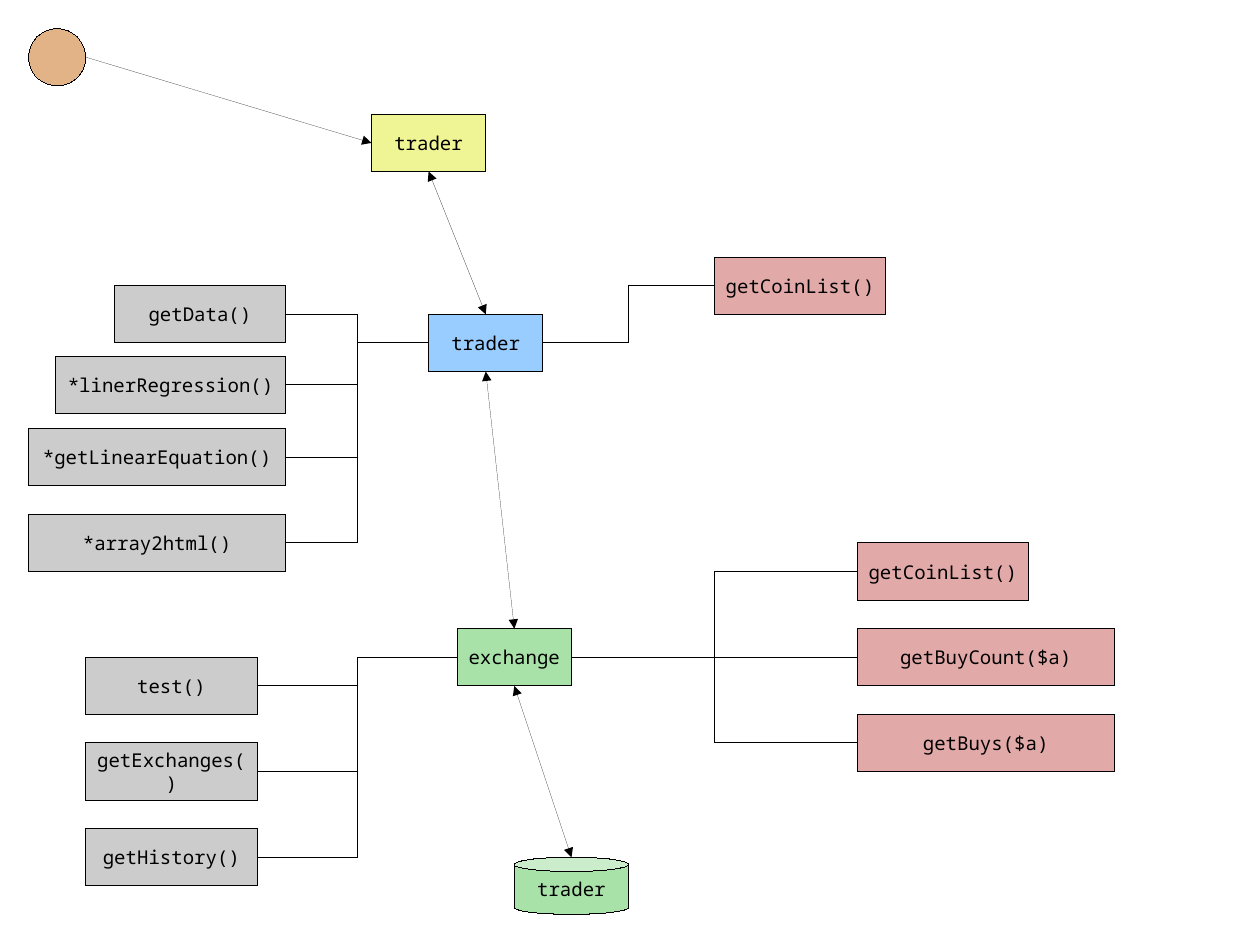
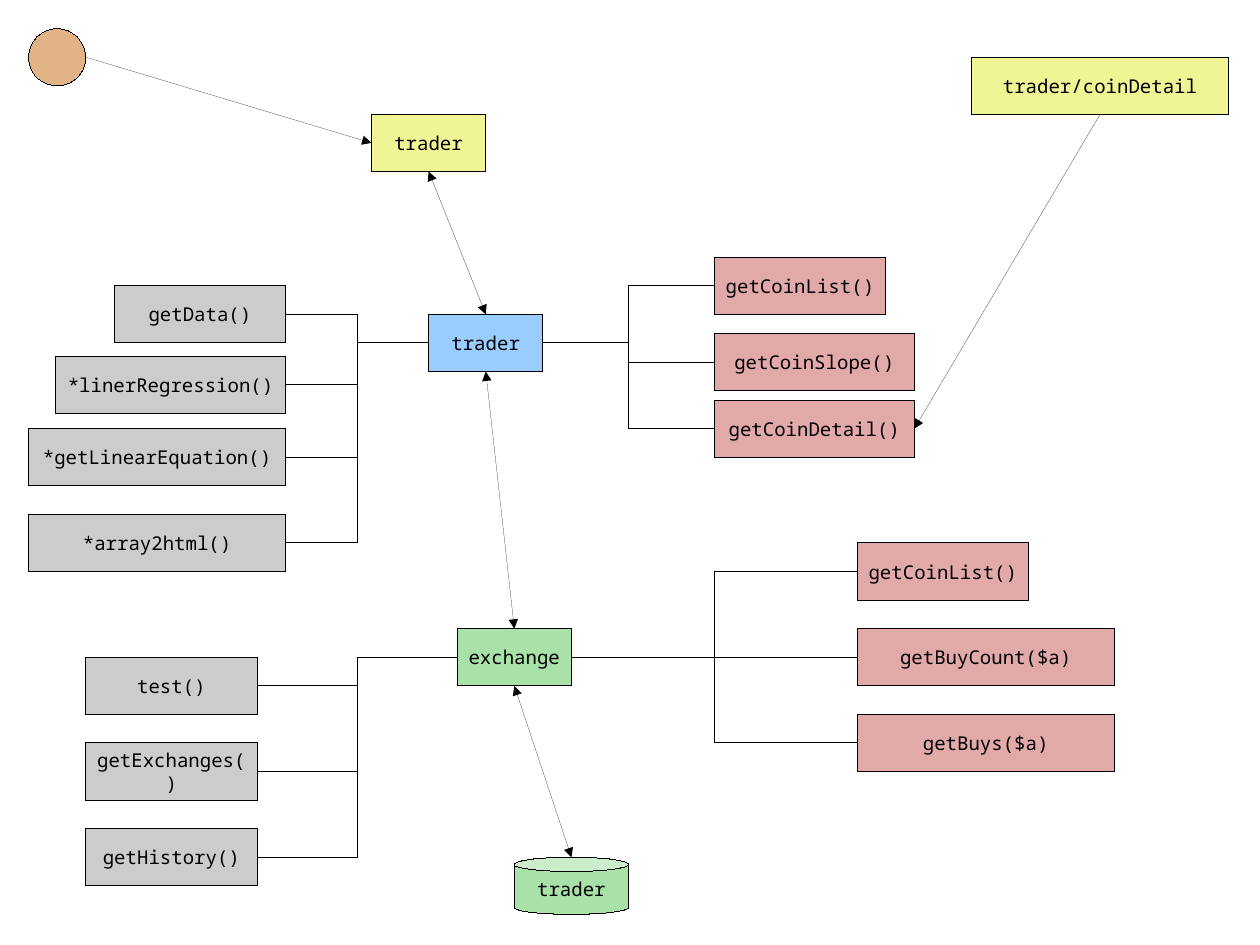
Before and after one commit to JamesLeB/Stout, a slide deck: slide 2 of documents/trader.odp. Drawn at 1260x945 pixels with LibreOffice and Linux fonts; fonts in the diff are those of the drawing. Boxes give left, top, right and bottom in pixels: in the first picture for what was removed or moved away, otherwise in the second. Text is boxed around its words. In the diff, an @@ line names an element or a change of style, - is before the commit and + after.

Commit message:
update trader doc

```diff
--- a/documents/trader.odp
+++ b/documents/trader.odp
@@ rectangle added at [972,57,1229,114], fill #EFF494, outline #000000 0 pt, 12 pt, text #000000 @@
+trader/coinDetail
@@ arrow added from (1101, 114) to (915, 429), #000000 0 pt @@
@@ elbow line added from (543, 343) to (715, 362), #000000 0 pt @@
@@ elbow line added from (543, 343) to (715, 429), #000000 0 pt @@
@@ rectangle added at [715,334,915,391], fill #E2A9A9, outline #000000 0 pt, 12 pt, text #000000 @@
+getCoinSlope()
@@ rectangle added at [715,400,915,457], fill #E2A9A9, outline #000000 0 pt, 12 pt, text #000000 @@
+getCoinDetail()
```
